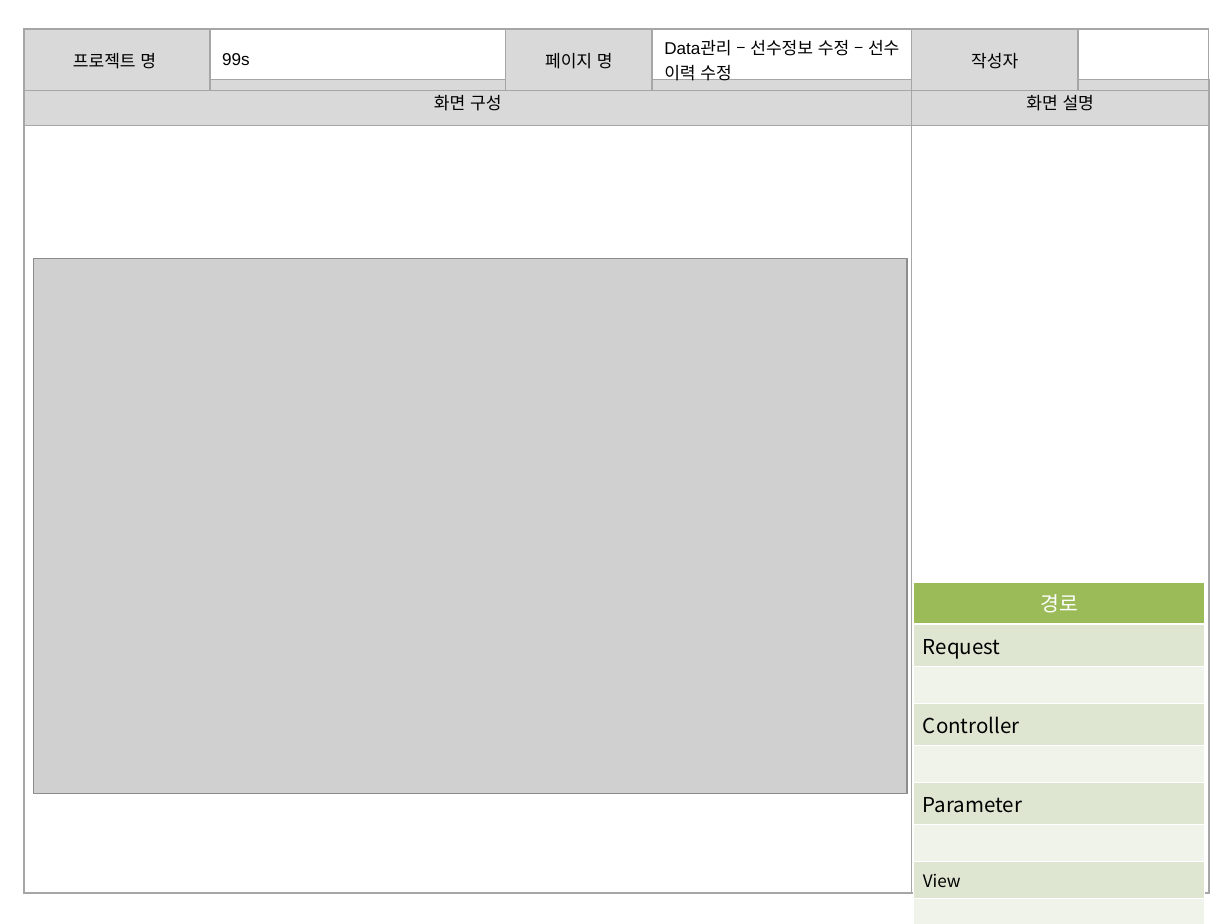
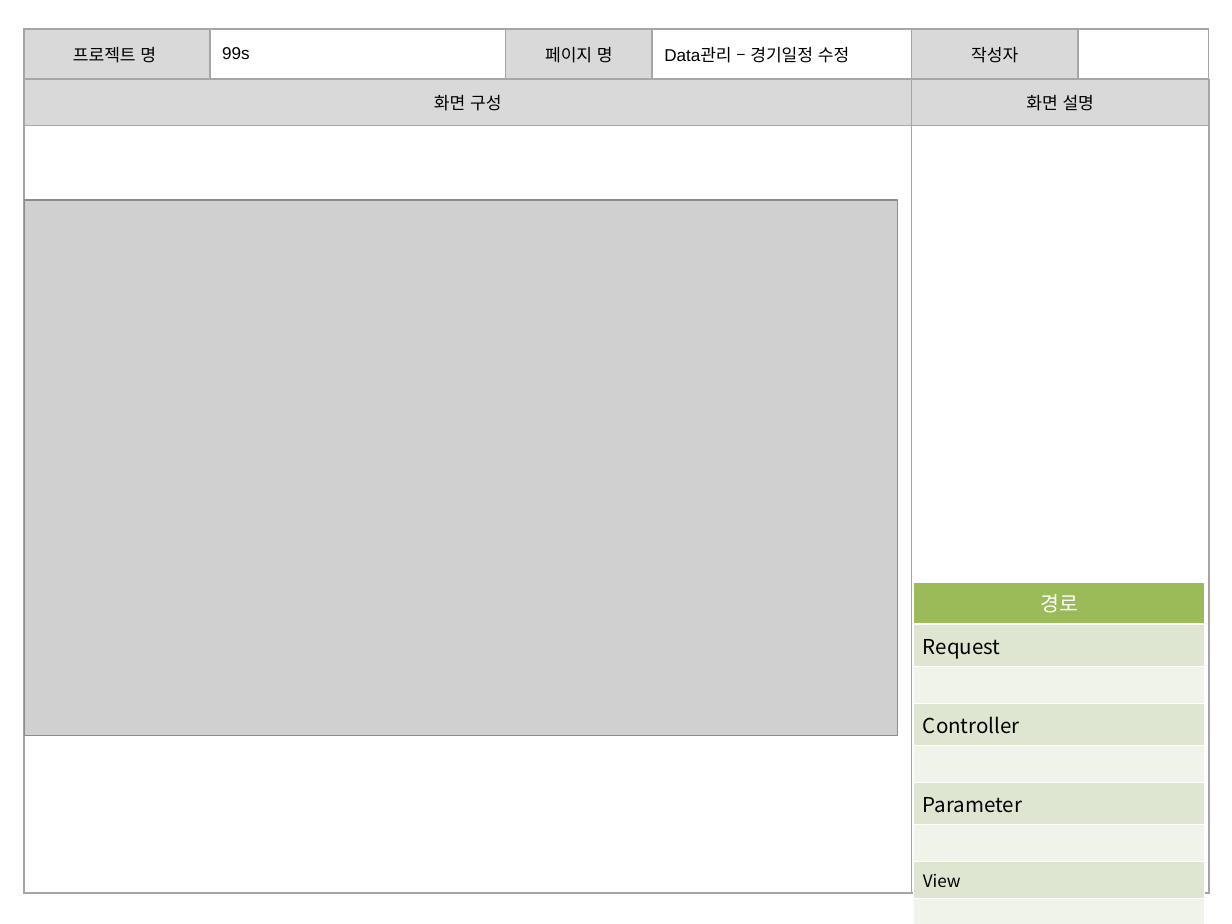
Before and after one commit to banana1531/ggs, a slide deck: slide 13 of doc/0.공용폴더/07 스토리보드/스토리보드 - 관리자 페이지.pptx (slide 14 before the commit). Drawn at 1232x924 pixels with LibreOffice and Linux fonts; fonts in the diff are those of the drawing; grey boxes stand for pictures. Boxes give left, top, right and bottom in pixels: in the first picture for what was removed or moved away, otherwise in the second. Text is boxed around its words. In the diff, an @@ line names an element or a change of style, - is before the commit and + after.

Commit message:
스토리보드 - 관리자페이지 양식 수정
스토리보드 - 관리자페이지 양식 수정

```diff
--- a/doc/0.공용폴더/07 스토리보드/스토리보드 - 관리자 페이지.pptx
+++ b/doc/0.공용폴더/07 스토리보드/스토리보드 - 관리자 페이지.pptx
@@ table at (x1=23, y1=28, x2=1209, y2=79) @@
-row 1, column 4: Data관리 – 선수정보 수정 – 선수 이력 수정
+row 1, column 4: Data관리 – 경기일정 수정
@@ picture moved from (x1=34, y1=259, x2=908, y2=795) to (x1=25, y1=200, x2=898, y2=736) @@
```
Also in this commit, not shown: 4 other slides changed, 1 slide removed.
